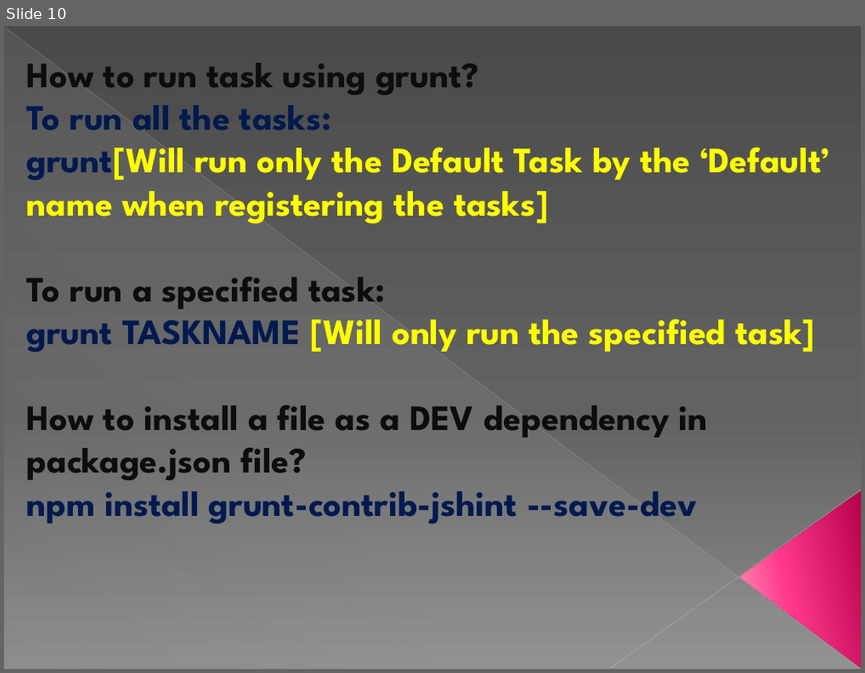
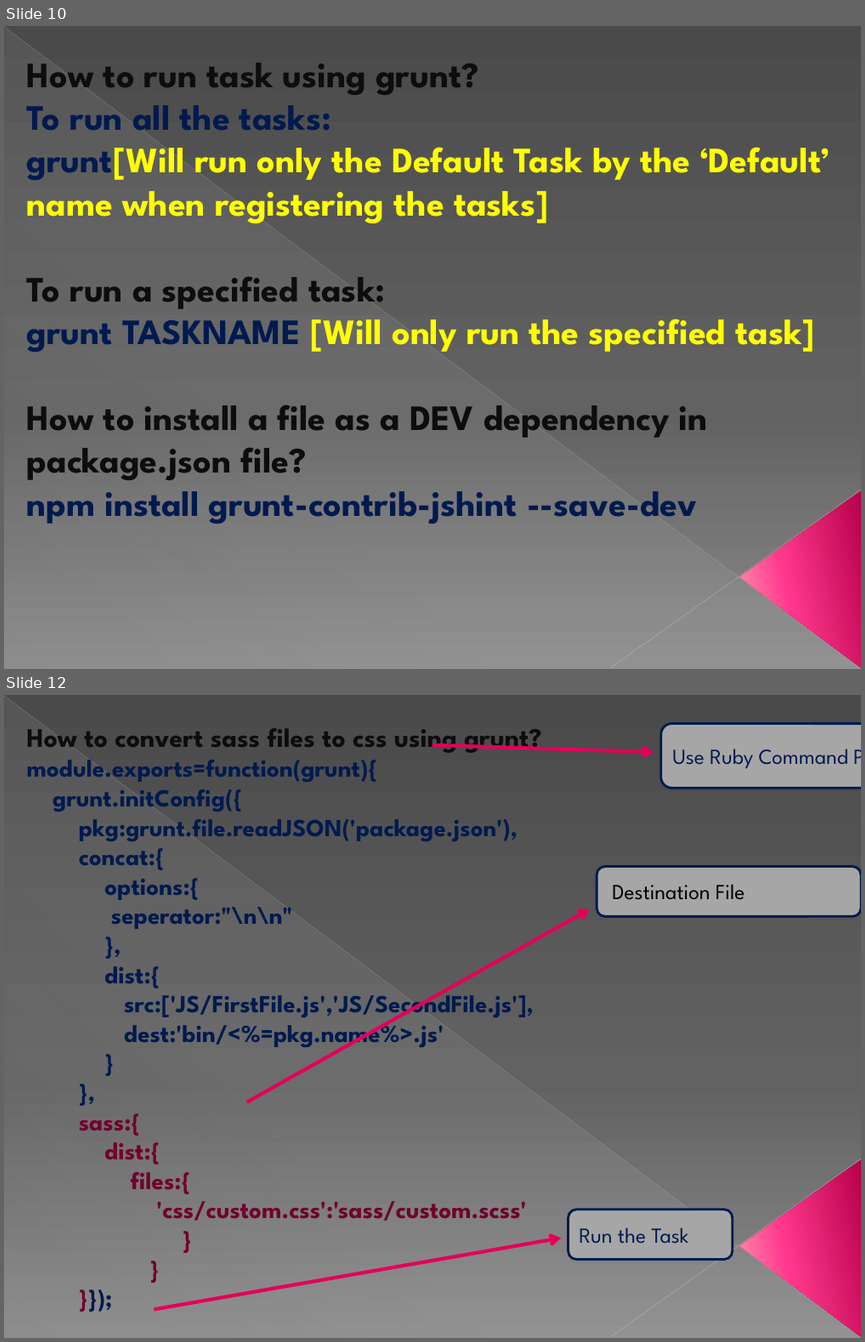
Before and after one commit to Gaurav-Balyan/HTML-Tools, a slide deck: HTML_Tools.pptx. Shown one above the other, each under a label of ours: slide 10 before the commit, slides 10 and 12 after it; the slides between them are not shown. The pictures are 865x673 and 865x1342 pixels, drawn with LibreOffice and Linux fonts; fonts in the diff are those of the drawing. Boxes give left, top, right and bottom in pixels: in the first picture for what was removed or moved away, otherwise in the second. Text is boxed around its words. In the diff, an @@ line names an element or a change of style, - is before the commit and + after.

```diff
--- a/HTML_Tools.pptx
+++ b/HTML_Tools.pptx
@@ slide 12 added at [4, 695, 861, 1338], background gradient #4A4A4A to #626262 to #8C8C8C; not listed: 4 template elements that a slide beside it also shows @@
@@ subtitle added at [27, 728, 541, 1220], 20.6 pt, text #001A4F, bold @@
+How to convert sass files to css using grunt?
+module.exports=function(grunt){
+grunt.initConfig({
+pkg:grunt.file.readJSON('package.json'),
+concat:{
+options:{
+seperator:"\n\n"
+},
+dist:{
+src:['JS/FirstFile.js','JS/SecondFile.js'],
+dest:'bin/<%=pkg.name%>.js'
+}
+},
+sass:{
+dist:{
+files:{
+'css/custom.css':'sass/custom.scss'
+}
+}
+}});
+grunt.loadNpmTasks('grunt-contrib-sass');
+}
+grunt sass
@@ arrow added from (432, 744) to (653, 753), #E40059 3 pt @@
@@ rounded rectangle added at [661, 723, 861, 788], fill #A6A6A6, outline #001A4F 2 pt, 18 pt, text #001A4F @@
+Use Ruby Command Prompt
@@ rounded rectangle added at [597, 867, 861, 916], fill #A6A6A6, outline #001A4F 2 pt @@
@@ text added at [612, 884, 744, 900], 18 pt, text #000000 @@
+Destination File
@@ arrow added from (246, 1102) to (589, 909), #E40059 3 pt @@
@@ rounded rectangle added at [568, 1209, 732, 1259], fill #A6A6A6, outline #001A4F 2 pt, 18 pt, text #001A4F @@
+Run the Task
@@ arrow added from (154, 1310) to (561, 1237), #E40059 3 pt @@
```
Also in this commit, not shown: 3 slides changed, 8 other slides added.
